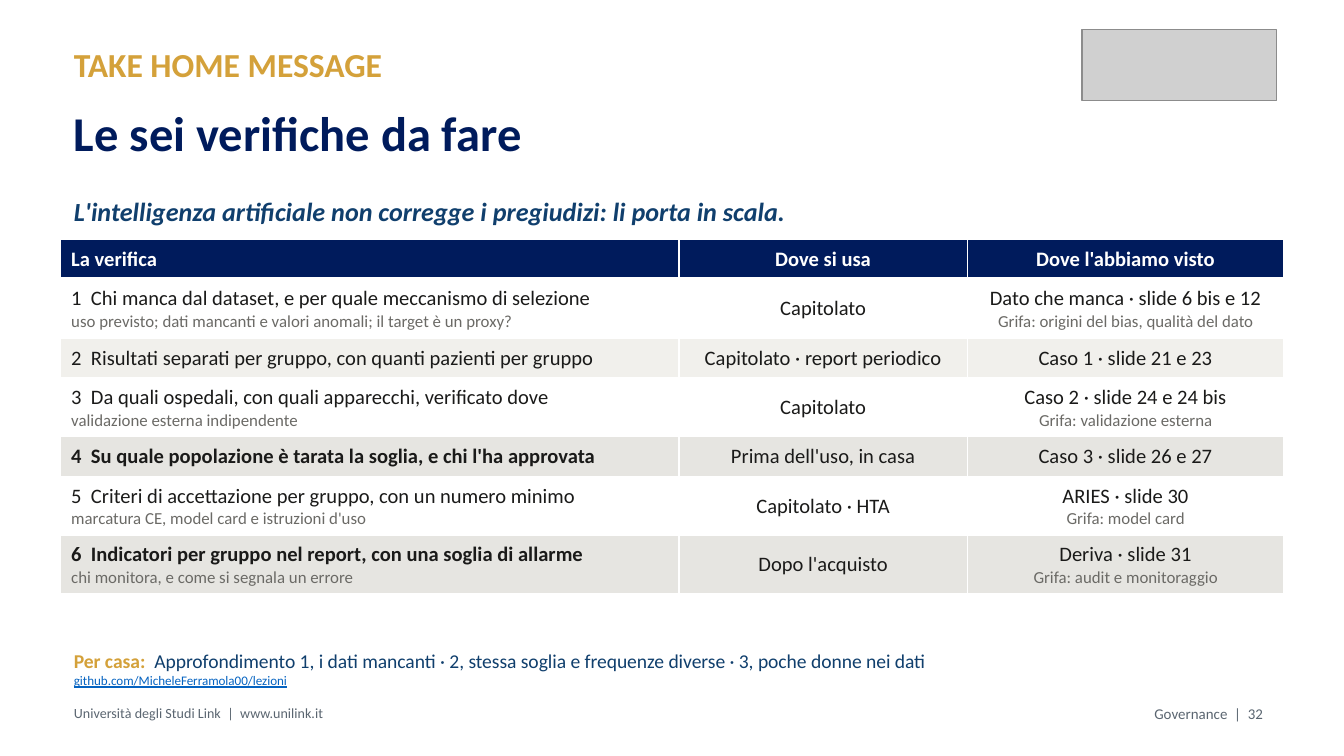
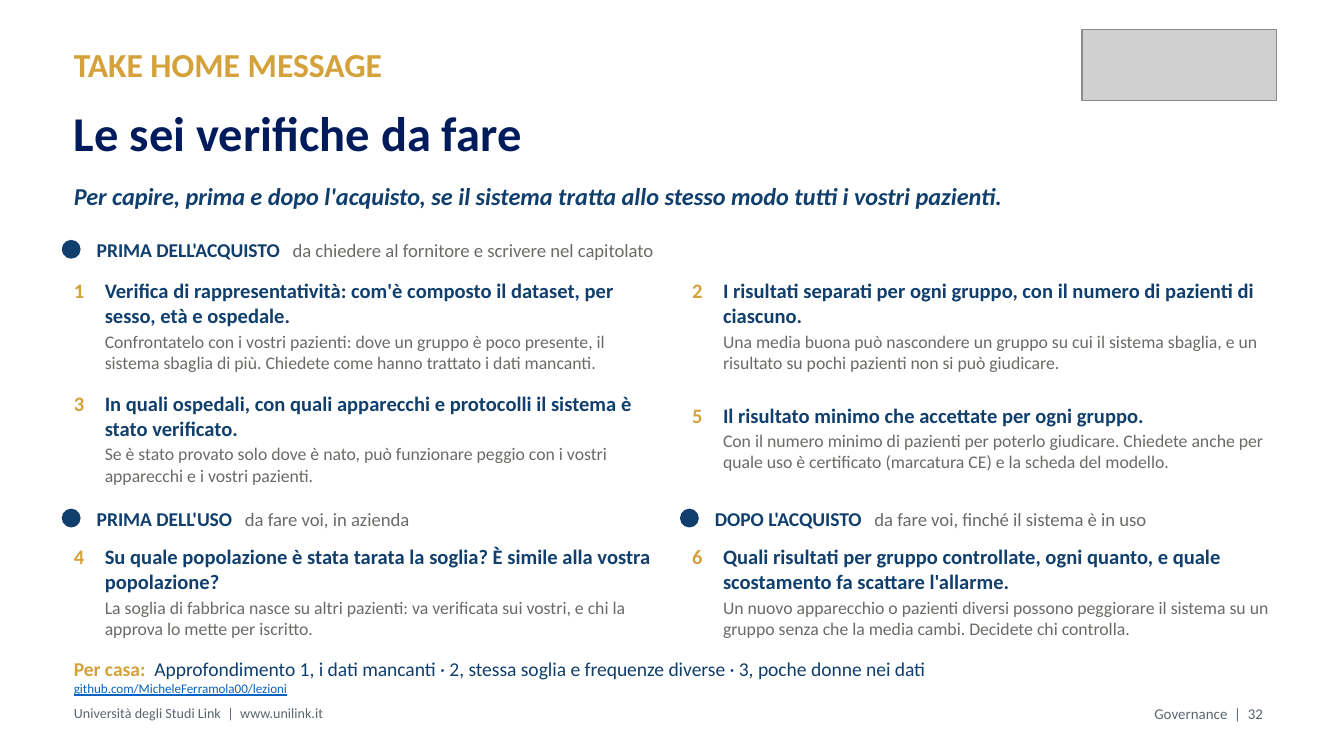
Before and after one commit to MicheleFerramola00/lezioni, a slide deck: slide 38 of slide/M2.4_Ferramola_slide.pptx. Drawn at 1344x756 pixels with LibreOffice and Linux fonts; fonts in the diff are those of the drawing; grey boxes stand for pictures. Boxes give left, top, right and bottom in pixels: in the first picture for what was removed or moved away, otherwise in the second. Text is boxed around its words. In the diff, an @@ line names an element or a change of style, - is before the commit and + after.

```diff
--- a/slide/M2.4_Ferramola_slide.pptx
+++ b/slide/M2.4_Ferramola_slide.pptx
@@ text at [74, 188, 1002, 209]: text changed; size 14 to 13 pt @@
-L'intelligenza artificiale non corregge i pregiudizi: li porta in scala.
+Per capire, prima e dopo l'acquisto, se il sistema tratta allo stesso modo tutti i vostri pazienti.
@@ table removed at [60, 239, 1284, 593], 7 rows, 3 columns @@
-La verifica | Dove si usa | Dove l'abbiamo visto
-1 Chi manca dal dataset, e per quale meccanismo di selezione / uso previsto; dati mancanti e valori anomali; il target è un proxy? | Capitolato | Dato che manca · slide 6 bis e 12 / Grifa: origini del bias, qualità del dato
-2 Risultati separati per gruppo, con quanti pazienti per gruppo | Capitolato · report periodico | Caso 1 · slide 21 e 23
-3 Da quali ospedali, con quali apparecchi, verificato dove / validazione esterna indipendente | Capitolato | Caso 2 · slide 24 e 24 bis / Grifa: validazione esterna
-4 Su quale popolazione è tarata la soglia, e chi l'ha approvata | Prima dell'uso, in casa | Caso 3 · slide 26 e 27
-5 Criteri di accettazione per gruppo, con un numero minimo / marcatura CE, model card e istruzioni d'uso | Capitolato · HTA | ARIES · slide 30 / Grifa: model card
-6 Indicatori per gruppo nel report, con una soglia di allarme / chi monitora, e come si segnala un errore | Dopo l'acquisto | Deriva · slide 31 / Grifa: audit e monitoraggio
@@ ellipse added at [62, 239, 81, 258], fill #103F6D @@
@@ text added at [97, 243, 653, 260], 10 pt, text #6B6A66 @@
+PRIMA DELL'ACQUISTO da chiedere al fornitore e scrivere nel capitolato
@@ text added at [74, 283, 614, 372], 9.5 pt, text #6B6A66 @@
+1 Verifica di rappresentatività: com'è composto il dataset, per sesso, età e ospedale.
+Confrontatelo con i vostri pazienti: dove un gruppo è poco presente, il sistema sbaglia di più. Chiedete come hanno trattato i dati mancanti.
@@ text added at [692, 283, 1258, 372], 9.5 pt, text #6B6A66 @@
+2 I risultati separati per ogni gruppo, con il numero di pazienti di ciascuno.
+Una media buona può nascondere un gruppo su cui il sistema sbaglia, e un risultato su pochi pazienti non si può giudicare.
@@ text added at [74, 396, 631, 485], 9.5 pt, text #6B6A66 @@
+3 In quali ospedali, con quali apparecchi e protocolli il sistema è stato verificato.
+Se è stato provato solo dove è nato, può funzionare peggio con i vostri apparecchi e i vostri pazienti.
@@ text added at [692, 408, 1263, 471], 9.5 pt, text #6B6A66 @@
+5 Il risultato minimo che accettate per ogni gruppo.
+Con il numero minimo di pazienti per poterlo giudicare. Chiedete anche per quale uso è certificato (marcatura CE) e la scheda del modello.
@@ ellipse added at [62, 509, 81, 528], fill #103F6D @@
@@ ellipse added at [680, 509, 699, 528], fill #103F6D @@
@@ text added at [97, 512, 409, 528], 10 pt, text #6B6A66 @@
+PRIMA DELL'USO da fare voi, in azienda
@@ text added at [715, 512, 1146, 529], 10 pt, text #6B6A66 @@
+DOPO L'ACQUISTO da fare voi, finché il sistema è in uso
@@ text added at [74, 547, 650, 638], 9.5 pt, text #6B6A66 @@
+4 Su quale popolazione è stata tarata la soglia? È simile alla vostra popolazione?
+La soglia di fabbrica nasce su altri pazienti: va verificata sui vostri, e chi la approva lo mette per iscritto.
@@ text added at [692, 549, 1269, 638], 9.5 pt, text #6B6A66 @@
+6 Quali risultati per gruppo controllate, ogni quanto, e quale scostamento fa scattare l'allarme.
+Un nuovo apparecchio o pazienti diversi possono peggiorare il sistema su un gruppo senza che la media cambi. Decidete chi controlla.
@@ text "Per casa: Approfondimento 1, i ...": place and size @@
-text "Per casa: Approfondimento 1, i ..." at [74, 654, 925, 688]
+text "Per casa: Approfondimento 1, i ..." at [74, 662, 925, 696]
```
Also in this commit, not shown: 2 other slides changed, 1 other file.
